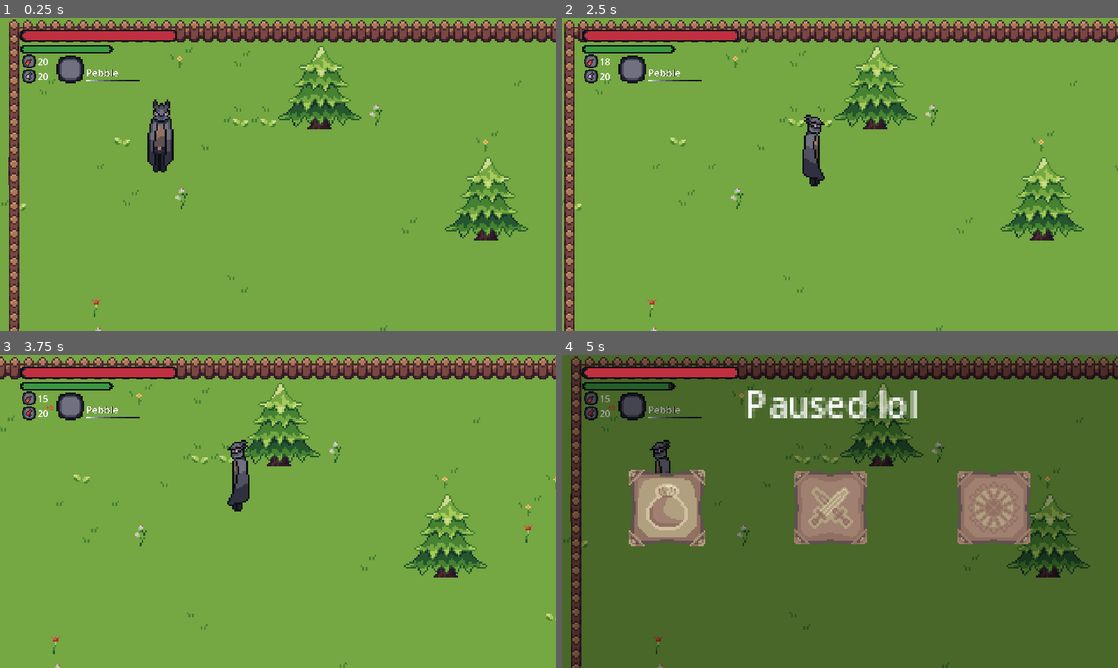
Above: before the commit, frames 1-4 (two rows, left to right).
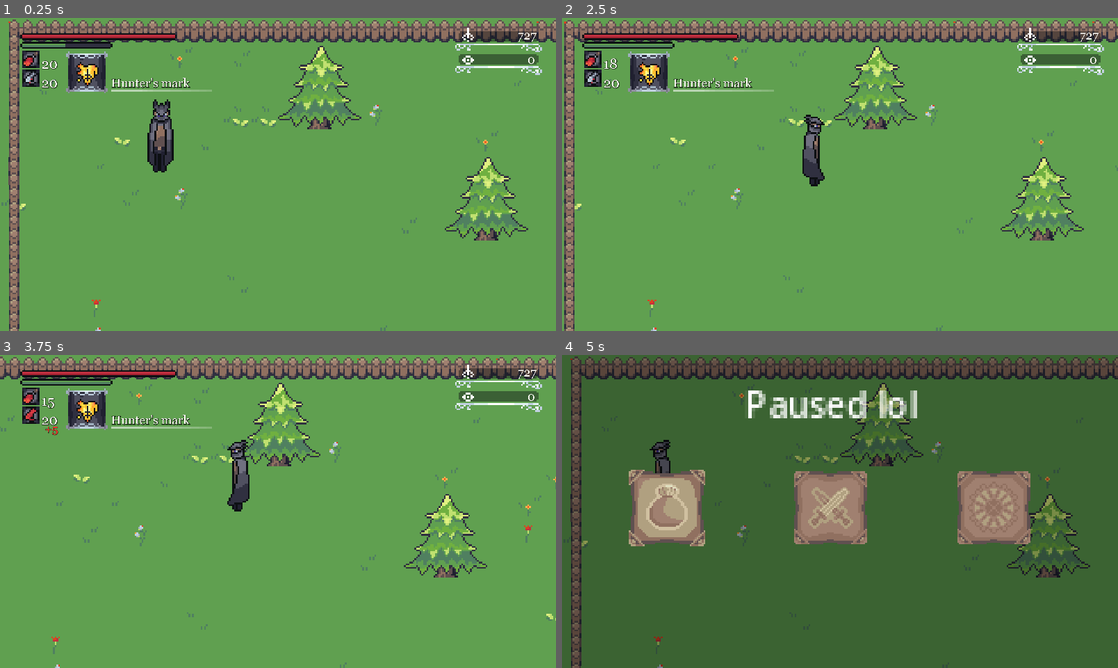
Above: after the commit, the same moments.

Repository: GrimReapTM/Hyper_Blood_Drifter
Game: Godot game, scene res://Scenes/TestScene.tscn
Same seed, same stepped clock (60 frames per second), same inputs: the game is played once before the commit and once after it.
Inputs (mouse positions are in pixels of both pictures, inside the frame that each line leads up to):
- Up to frame 1 (0.25 s): no input
- Up to frame 2 (2.5 s): tap Enter at 0.5 s; move the mouse to (962, 158) at 0.52 s; hold D (moveRight) 0.53-1.28 s; hold Q (heal) 0.53-1.28 s; click (962, 158) at 0.67 s; move the mouse to (728, 190) at 1.27 s; hold S (moveDown) 1.28-2.03 s; click (728, 190) at 1.35 s; tap Q (heal) at 1.55, 2.3 s; move the mouse to (895, 105) at 2.02 s; hold D (moveRight) from 2.03 s (still down); hold Right mouse button (attackRanged) from 2.03 s (still down)
- Up to frame 3 (3.75 s): move the mouse to (250, 574) at 2.77 s; release D (moveRight) at 2.78 s; release Right mouse button (attackRanged) at 2.78 s; hold W (moveUp) 2.78-3.53 s; tap R (blood_bullet) at 2.85 s; click (250, 574) at 2.92 s; tap Q (heal) at 3.05 s; move the mouse to (444, 558) at 3.52 s; hold A (moveLeft) from 3.53 s (still down); hold Q (heal) from 3.53 s (still down); tap L (comedy) at 3.6 s
- Up to frame 4 (5 s): keep holding A (moveLeft); tap Escape (pause) at 4.15 s; move the mouse to (673, 464) at 4.27 s; release Q (heal) at 4.28 s; tap Space (dash) at 4.35 s; tap Q (heal) at 4.55 s

The runs differ from the first frame. In frame 1, 13% of the frame differs, in the area x 0-100%, y 0-100%; in frame 2, 13%; in frame 3, 11%; in frame 4, 3.2%.

Commit message:
doslova bloodborne

Diff:
--- a/Scenes/Area.tscn
+++ b/Scenes/Area.tscn
@@ -8,6 +8,7 @@
 [ext_resource type="Script" path="res://Scenes/HealthBar.gd" id="5_mlqth"]
 [ext_resource type="Texture2D" uid="uid://dshq0un20at12" path="res://sprites/HUD/health_progress.png" id="6_1sjlu"]
 [ext_resource type="Script" path="res://Scenes/Bullets_Label.gd" id="6_2yv2p"]
+[ext_resource type="FontFile" uid="uid://ds4jb1pl6f5a7" path="res://fonts/Georgia.ttf" id="6_5r2ay"]
 [ext_resource type="Script" path="res://Scenes/RallyBar.gd" id="6_77vkd"]
 [ext_resource type="Texture2D" uid="uid://cwq4uhrdmojwm" path="res://sprites/HUD/UI_Vials.png" id="6_hxxsu"]
 [ext_resource type="Texture2D" uid="uid://b5gey53f4b7uv" path="res://sprites/HUD/UI_container.png" id="7_8uq4l"]
@@ -20,6 +21,11 @@
 [ext_resource type="Script" path="res://Scenes/StaminaBar.gd" id="14_48s20"]
 [ext_resource type="PackedScene" uid="uid://cn1bybip4vf4a" path="res://Scenes/UI_scenes/Paused.tscn" id="15_p4no6"]
 [ext_resource type="Texture2D" uid="uid://cat8qydl33pqn" path="res://sprites/HUD/UI_bullets.png" id="18_ri28g"]
+[ext_resource type="Texture2D" uid="uid://dhky2u6sekqy1" path="res://sprites/HUD/inventory/consumable-small-sheet.png" id="22_gpy4t"]
+[ext_resource type="Texture2D" uid="uid://s6cay0bty5i7" path="res://sprites/HUD/insight.png" id="22_gxxrj"]
+[ext_resource type="Script" path="res://Scenes/insight.gd" id="23_hvg7x"]
+[ext_resource type="LabelSettings" uid="uid://crg3mknke8m6b" path="res://Scenes/label themes/HUD.tres" id="23_ol3ab"]
+[ext_resource type="Script" path="res://Scenes/b_echoes.gd" id="24_mwgwg"]
 
 [sub_resource type="TileSetAtlasSource" id="TileSetAtlasSource_y8bg1"]
 texture = ExtResource("1_fowpt")
@@ -317,9 +323,43 @@
 sources/0 = SubResource("TileSetAtlasSource_y8bg1")
 sources/1 = SubResource("TileSetAtlasSource_atdm0")
 
+[sub_resource type="LabelSettings" id="LabelSettings_5qghj"]
+font = ExtResource("6_5r2ay")
+font_size = 80
+font_color = Color(0.996078, 0.988235, 0.964706, 1)
+shadow_size = 13
+shadow_color = Color(0, 0, 0, 0.509804)
+shadow_offset = Vector2(2, 1)
+
+[sub_resource type="LabelSettings" id="LabelSettings_rf8n4"]
+font = ExtResource("6_5r2ay")
+font_size = 80
+font_color = Color(0.996078, 0.988235, 0.964706, 1)
+shadow_size = 13
+shadow_color = Color(0, 0, 0, 0.509804)
+shadow_offset = Vector2(2, 1)
+
 [sub_resource type="LabelSettings" id="LabelSettings_rg3hr"]
-font_size = 21
+font = ExtResource("6_5r2ay")
+font_size = 65
 font_color = Color(0.979198, 0.186682, 0.168007, 1)
+shadow_size = 10
+shadow_color = Color(0, 0, 0, 0.470588)
+
+[sub_resource type="LabelSettings" id="LabelSettings_xd47t"]
+font = ExtResource("6_5r2ay")
+font_size = 70
+font_color = Color(0.996078, 0.988235, 0.964706, 1)
+shadow_size = 9
+shadow_color = Color(0, 0, 0, 0.627451)
+shadow_offset = Vector2(2, 2)
+
+[sub_resource type="LabelSettings" id="LabelSettings_p1nn2"]
+font = ExtResource("6_5r2ay")
+font_size = 70
+font_color = Color(0.996078, 0.988235, 0.964706, 1)
+shadow_size = 7
+shadow_offset = Vector2(2, 1)
 
 [node name="Area" type="Node2D"]
 y_sort_enabled = true
@@ -341,7 +381,7 @@
 
 [node name="Player" parent="." node_paths=PackedStringArray("pauseMenu") instance=ExtResource("3_hbuen")]
 y_sort_enabled = true
-pauseMenu = NodePath("../CanvasLayer/PauseMenu")
+pauseMenu = NodePath("../pause/PauseMenu")
 
 [node name="follow cam" type="Camera2D" parent="Player" node_paths=PackedStringArray("player", "tilemap")]
 limit_left = 0
@@ -351,72 +391,85 @@
 player = NodePath("..")
 tilemap = NodePath("../../TileMap")
 
-[node name="CanvasLayer" type="CanvasLayer" parent="."]
-
-[node name="bullets" type="Sprite2D" parent="CanvasLayer"]
-position = Vector2(67, 134)
-scale = Vector2(2, 2)
+[node name="HUD_canvas" type="CanvasLayer" parent="Player"]
+
+[node name="HUD" type="Node2D" parent="Player/HUD_canvas"]
+
+[node name="up_left" type="Node2D" parent="Player/HUD_canvas/HUD"]
+
+[node name="vials" type="Sprite2D" parent="Player/HUD_canvas/HUD/up_left"]
+position = Vector2(71, 95)
+scale = Vector2(4, 4)
+texture = ExtResource("6_hxxsu")
+hframes = 6
+
+[node name="Blood_vials" type="Label" parent="Player/HUD_canvas/HUD/up_left/vials" node_paths=PackedStringArray("player", "vials")]
+offset_left = 6.0
+offset_top = -2.5
+offset_right = 100.0
+offset_bottom = 92.5
+scale = Vector2(0.1, 0.1)
+text = "20"
+label_settings = SubResource("LabelSettings_5qghj")
+script = ExtResource("13_cxkx6")
+player = NodePath("../../../../..")
+vials = NodePath("..")
+
+[node name="bullets" type="Sprite2D" parent="Player/HUD_canvas/HUD/up_left"]
+position = Vector2(71, 139)
+scale = Vector2(4, 4)
 texture = ExtResource("18_ri28g")
 hframes = 2
 
-[node name="Bullets" type="Label" parent="CanvasLayer/bullets" node_paths=PackedStringArray("player")]
-offset_left = 10.0
-offset_top = -7.5
-offset_right = 68.0
-offset_bottom = 44.5
-scale = Vector2(0.3, 0.3)
+[node name="Bullets" type="Label" parent="Player/HUD_canvas/HUD/up_left/bullets" node_paths=PackedStringArray("player")]
+offset_left = 5.5
+offset_top = -2.5
+offset_right = 99.5
+offset_bottom = 92.5
+scale = Vector2(0.1, 0.1)
 theme_override_font_sizes/font_size = 35
 text = "20"
+label_settings = SubResource("LabelSettings_rf8n4")
 script = ExtResource("6_2yv2p")
-player = NodePath("../../../Player")
-
-[node name="Blood_bullets" type="Label" parent="CanvasLayer/bullets" node_paths=PackedStringArray("player", "bullets")]
-offset_left = 19.0
-offset_top = -13.0
-offset_right = 87.0
-offset_bottom = 47.0
-scale = Vector2(0.4, 0.4)
+player = NodePath("../../../../..")
+
+[node name="Blood_bullets" type="Label" parent="Player/HUD_canvas/HUD/up_left/bullets" node_paths=PackedStringArray("player", "bullets")]
+offset_left = 7.75
+offset_top = 4.25001
+offset_right = 75.75
+offset_bottom = 64.25
+scale = Vector2(0.1, 0.1)
 text = "+5"
 label_settings = SubResource("LabelSettings_rg3hr")
 script = ExtResource("12_23wbv")
-player = NodePath("../../../Player")
+player = NodePath("../../../../..")
 bullets = NodePath("..")
 
-[node name="vials" type="Sprite2D" parent="CanvasLayer"]
-position = Vector2(67, 100)
-scale = Vector2(2, 2)
-texture = ExtResource("6_hxxsu")
-hframes = 6
-
-[node name="Blood_vials" type="Label" parent="CanvasLayer/vials" node_paths=PackedStringArray("player", "vials")]
-offset_left = 10.0
-offset_top = -7.0
-offset_right = 60.0
-offset_bottom = 45.0
-scale = Vector2(0.3, 0.3)
-theme_override_font_sizes/font_size = 35
-text = "20"
-script = ExtResource("13_cxkx6")
-player = NodePath("../../../Player")
-vials = NodePath("..")
-
-[node name="container" type="Sprite2D" parent="CanvasLayer"]
-position = Vector2(226, 118)
+[node name="container" type="Sprite2D" parent="Player/HUD_canvas/HUD/up_left"]
+position = Vector2(344, 109)
 scale = Vector2(4, 4)
 texture = ExtResource("7_8uq4l")
 
-[node name="current_item" type="Label" parent="CanvasLayer/container"]
-offset_left = -6.75
-offset_top = -2.0
-offset_right = 320.25
-offset_bottom = 79.0
+[node name="current_item" type="Label" parent="Player/HUD_canvas/HUD/up_left/container"]
+offset_left = -21.75
+offset_top = 5.75
+offset_right = 535.25
+offset_bottom = 161.75
 scale = Vector2(0.1, 0.1)
 theme_override_colors/font_color = Color(0.992157, 0.968627, 0.952941, 1)
 theme_override_colors/font_shadow_color = Color(0, 0, 0, 1)
 theme_override_font_sizes/font_size = 57
-text = "Pebble"
-
-[node name="HealthBar" type="TextureProgressBar" parent="CanvasLayer" node_paths=PackedStringArray("player", "rallyBar")]
+text = "Hunter's mark"
+label_settings = SubResource("LabelSettings_xd47t")
+
+[node name="curent_item" type="Sprite2D" parent="Player/HUD_canvas/HUD/up_left"]
+position = Vector2(200, 129)
+scale = Vector2(4, 4)
+texture = ExtResource("22_gpy4t")
+hframes = 13
+frame = 5
+
+[node name="HealthBar" type="TextureProgressBar" parent="Player/HUD_canvas/HUD/up_left" node_paths=PackedStringArray("player", "rallyBar")]
 z_index = 1
 offset_left = 27.0
 offset_top = 7.0
@@ -431,10 +484,10 @@
 texture_over = ExtResource("5_d5ixs")
 texture_progress = ExtResource("6_1sjlu")
 script = ExtResource("5_mlqth")
-player = NodePath("../../Player")
+player = NodePath("../../../..")
 rallyBar = NodePath("../RallyBar")
 
-[node name="RallyBar" type="TextureProgressBar" parent="CanvasLayer" node_paths=PackedStringArray("healthBar", "player")]
+[node name="RallyBar" type="TextureProgressBar" parent="Player/HUD_canvas/HUD/up_left" node_paths=PackedStringArray("healthBar", "player")]
 offset_left = 27.0
 offset_top = 7.0
 offset_right = 126.0
@@ -451,19 +504,19 @@
 texture_progress = ExtResource("9_0ughq")
 script = ExtResource("6_77vkd")
 healthBar = NodePath("../HealthBar")
-player = NodePath("../../Player")
-
-[node name="RallyTimer" type="Timer" parent="CanvasLayer/RallyBar"]
+player = NodePath("../../../..")
+
+[node name="RallyTimer" type="Timer" parent="Player/HUD_canvas/HUD/up_left/RallyBar"]
 wait_time = 0.2
 
-[node name="StaminaBar" type="TextureProgressBar" parent="CanvasLayer" node_paths=PackedStringArray("player")]
+[node name="StaminaBar" type="TextureProgressBar" parent="Player/HUD_canvas/HUD/up_left" node_paths=PackedStringArray("player")]
 offset_left = 27.0
-offset_top = 38.0
+offset_top = 27.0
 offset_right = 89.0
-offset_bottom = 54.0
+offset_bottom = 43.0
 scale = Vector2(4, 4)
 step = 0.0
-value = 100.0
+value = 50.0
 nine_patch_stretch = true
 stretch_margin_left = 8
 stretch_margin_top = 8
@@ -472,9 +525,43 @@
 texture_under = ExtResource("12_i100k")
 texture_progress = ExtResource("13_ipx0o")
 script = ExtResource("14_48s20")
+player = NodePath("../../../..")
+
+[node name="up_right" type="Node2D" parent="Player/HUD_canvas/HUD"]
+
+[node name="insight" type="Sprite2D" parent="Player/HUD_canvas/HUD/up_right"]
+position = Vector2(1120, 67)
+scale = Vector2(4, 4)
+texture = ExtResource("22_gxxrj")
+
+[node name="insight" type="Label" parent="Player/HUD_canvas/HUD/up_right/insight" node_paths=PackedStringArray("player")]
+offset_left = 2.0
+offset_top = 2.75
+offset_right = 261.0
+offset_bottom = 86.75
+scale = Vector2(0.1, 0.1)
+text = "0"
+label_settings = ExtResource("23_ol3ab")
+horizontal_alignment = 2
+script = ExtResource("23_hvg7x")
+player = NodePath("../../../../..")
+
+[node name="b_echoes" type="Label" parent="Player/HUD_canvas/HUD/up_right/insight" node_paths=PackedStringArray("player")]
+offset_top = -11.0
+offset_right = 289.0
+offset_bottom = 73.0
+scale = Vector2(0.1, 0.1)
+text = "727"
+label_settings = SubResource("LabelSettings_p1nn2")
+horizontal_alignment = 2
+script = ExtResource("24_mwgwg")
+player = NodePath("../../../../..")
+
+[node name="pause" type="CanvasLayer" parent="."]
+
+[node name="PauseMenu" parent="pause" node_paths=PackedStringArray("player", "hud") instance=ExtResource("15_p4no6")]
+visible = false
 player = NodePath("../../Player")
-
-[node name="PauseMenu" parent="CanvasLayer" instance=ExtResource("15_p4no6")]
-visible = false
-
-[connection signal="timeout" from="CanvasLayer/RallyBar/RallyTimer" to="CanvasLayer/RallyBar" method="_on_rally_timer_timeout"]
+hud = NodePath("../../Player/HUD_canvas/HUD")
+
+[connection signal="timeout" from="Player/HUD_canvas/HUD/up_left/RallyBar/RallyTimer" to="Player/HUD_canvas/HUD/up_left/RallyBar" method="_on_rally_timer_timeout"]
--- a/Scenes/UI_scenes/Paused.gd
+++ b/Scenes/UI_scenes/Paused.gd
@@ -3,12 +3,22 @@
 @export var Inventory: TextureButton
 @export var Equipment: TextureButton
 @export var Settings: TextureButton
+@export var player: CharacterBody2D
+@export var hud: Node2D
 
 func _ready():
 	Inventory.is_press.connect(inventory)
 	Equipment.is_press.connect(equip)
 	Settings.is_press.connect(settings)
+	player.pause_pressed.connect(pause)
 
+func pause():
+	if player.paused:
+		hud.visible = false
+		visible = true
+	else:
+		hud.visible = true
+		visible = false
 
 func inventory():
 	print("Inventory")
--- /dev/null
+++ b/Scenes/b_echoes.gd
@@ -0,0 +1,10 @@
+extends Label
+
+@export var player: CharacterBody2D
+
+func _ready():
+	player.b_echoesChanged.connect(update)
+	update()
+
+func update():
+	text = str(player.b_echoes)
--- /dev/null
+++ b/Scenes/insight.gd
@@ -0,0 +1,10 @@
+extends Label
+
+@export var player: CharacterBody2D
+
+func _ready():
+	player.insightChanged.connect(update)
+	update()
+
+func update():
+	text = str(player.insight)
--- /dev/null
+++ b/Scenes/label themes/HUD.tres
@@ -0,0 +1,10 @@
+[gd_resource type="LabelSettings" load_steps=2 format=3 uid="uid://crg3mknke8m6b"]
+
+[ext_resource type="FontFile" uid="uid://ds4jb1pl6f5a7" path="res://fonts/Georgia.ttf" id="1_bh14j"]
+
+[resource]
+font = ExtResource("1_bh14j")
+font_size = 70
+font_color = Color(0.996078, 0.988235, 0.964706, 1)
+shadow_size = 7
+shadow_offset = Vector2(2, 1)
--- a/scripts/player.gd
+++ b/scripts/player.gd
@@ -15,6 +15,8 @@
 @export var stamina = 75
 @export var maxStamina = 75
 
+@export var b_echoes = 727
+@export var insight = 0
 
 @export var damage = 4
 @export var bullets = 20
@@ -27,6 +29,9 @@
 signal staminaChanged
 signal b_bulletsChanged
 signal vialsChanged
+signal pause_pressed
+signal insightChanged
+signal b_echoesChanged
 
 func littleTrolling():
 	if Input.is_action_just_pressed("comedy"):
@@ -90,11 +95,13 @@
 			attack_ranged(global_index)
 	elif event.is_action_pressed("pause"):
 		if not paused:
-			pauseMenu.visible = true
 			paused = true
+			pause_pressed.emit()
+
 		else:
-			pauseMenu.visible = false
 			paused = false
+			pause_pressed.emit()
+
 	elif event.is_action_pressed("blood_bullet"):
 		if b_bullets == 0:
 			animations.play("blood_bullet")
Not shown: 1 places in Scenes/Area.tscn that only renumber resources
Binary file added: fonts/Georgia.ttf
Not shown, added: fonts/Georgia.ttf.import
Binary file changed: sprites/HUD/UI_Vials.png
Binary file changed: sprites/HUD/UI_bullets.png
Binary file changed: sprites/HUD/UI_container.png
Binary file changed: sprites/HUD/health_over.png
Binary file changed: sprites/HUD/health_progress.png
Binary file added: sprites/HUD/insight.png
Not shown, added: sprites/HUD/insight.png.import
Binary file added: sprites/HUD/inventory/consumable-small-sheet.png
Not shown, added: sprites/HUD/inventory/consumable-small-sheet.png.import
(and 10 more such lines)
